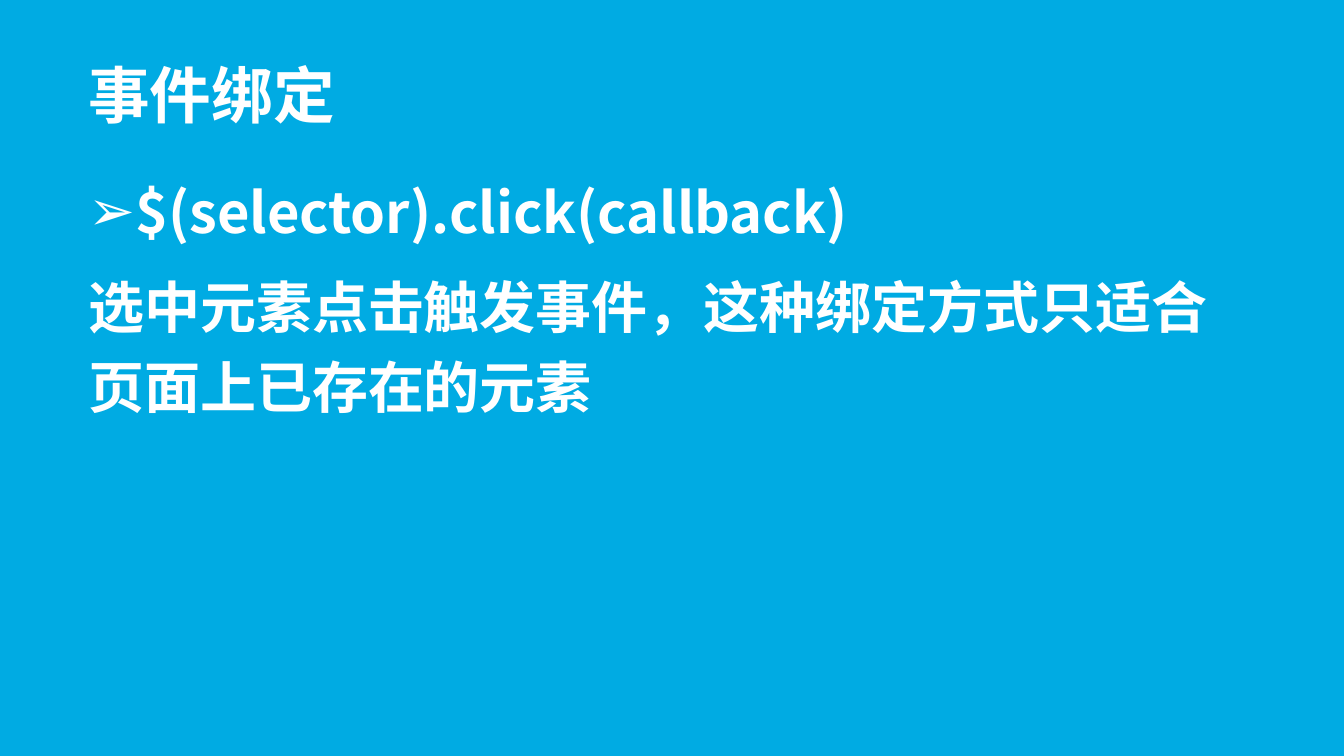
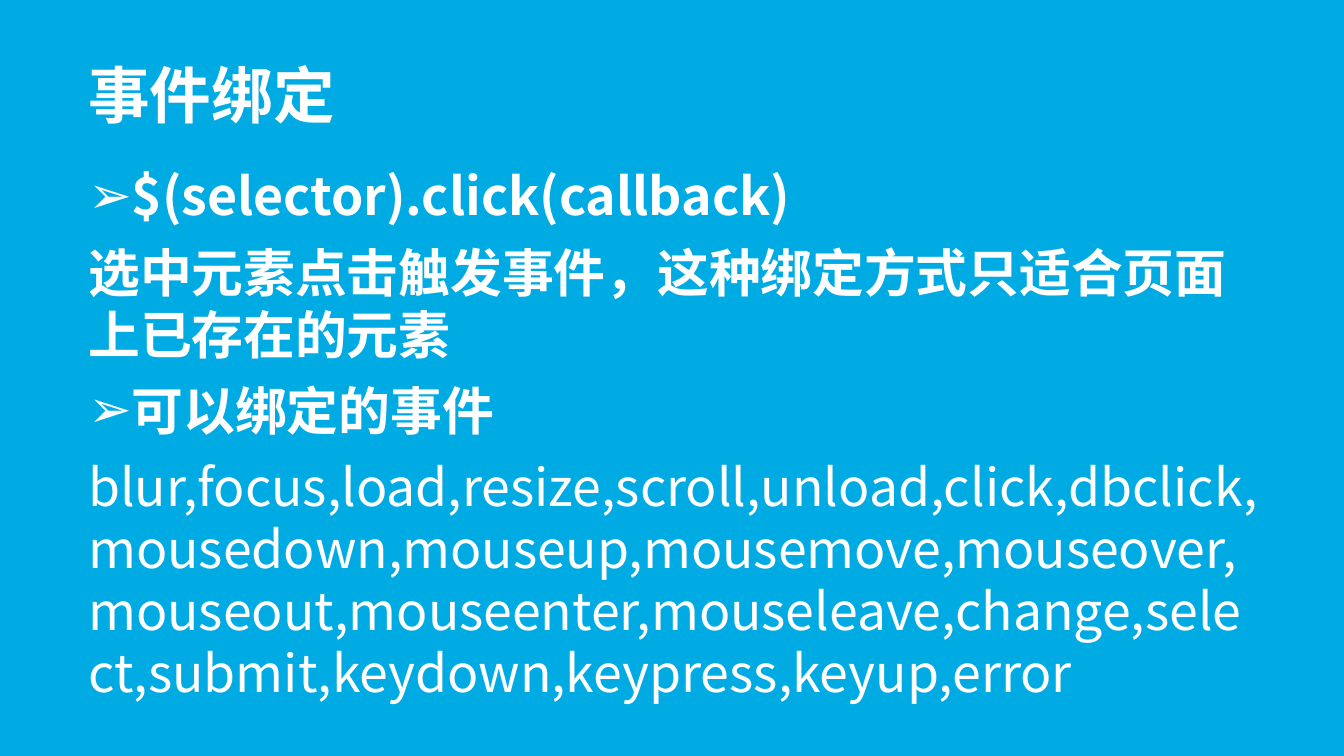
Before and after one commit to wugenshui/ppt, a slide deck: slide 24 of JS/jQuery.pptx (slide 22 before the commit). Drawn at 1344x756 pixels with LibreOffice and Linux fonts; fonts in the diff are those of the drawing. Boxes give left, top, right and bottom in pixels: in the first picture for what was removed or moved away, otherwise in the second. Text is boxed around its words. In the diff, an @@ line names an element or a change of style, - is before the commit and + after.

```diff
--- a/JS/jQuery.pptx
+++ b/JS/jQuery.pptx
@@ subtitle at (x1=88, y1=171, x2=1226, y2=359): size 40 to 37 pt in "$(selector).click(callback)", "选中元素点击触发事件，这种绑定方式只适合页面上已存在的元素"; line spacing 1.2 to 1 @@
@@ subtitle at (x1=88, y1=385, x2=1257, y2=704): paragraphs added @@
+➢ 可以绑定的事件
+blur,focus,load,resize,scroll,unload,click,dbclick,mousedown,mouseup,mousemove,mouseover,mouseout,mouseenter,mouseleave,change,select,submit,keydown,keypress,keyup,error
```
Also in this commit, not shown: 4 other slides changed, 2 slides added, 2 slides removed, 1 other file.
